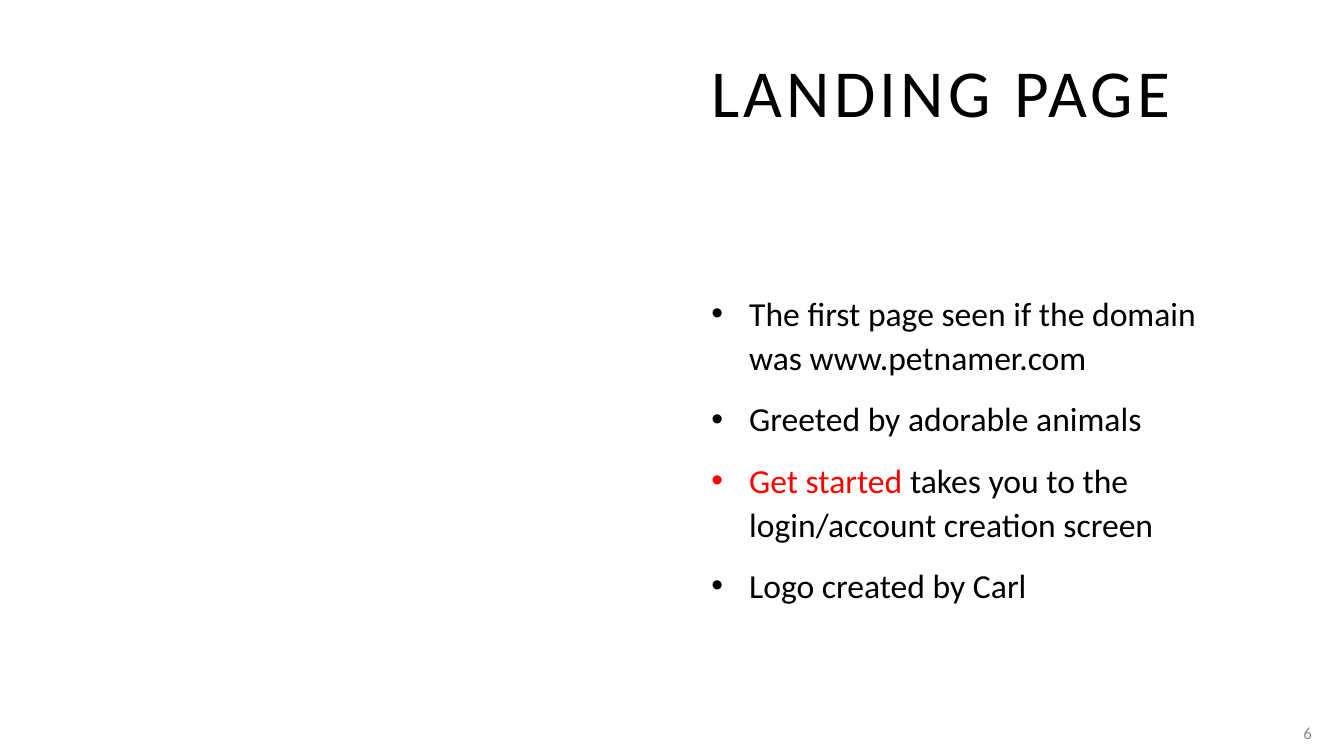
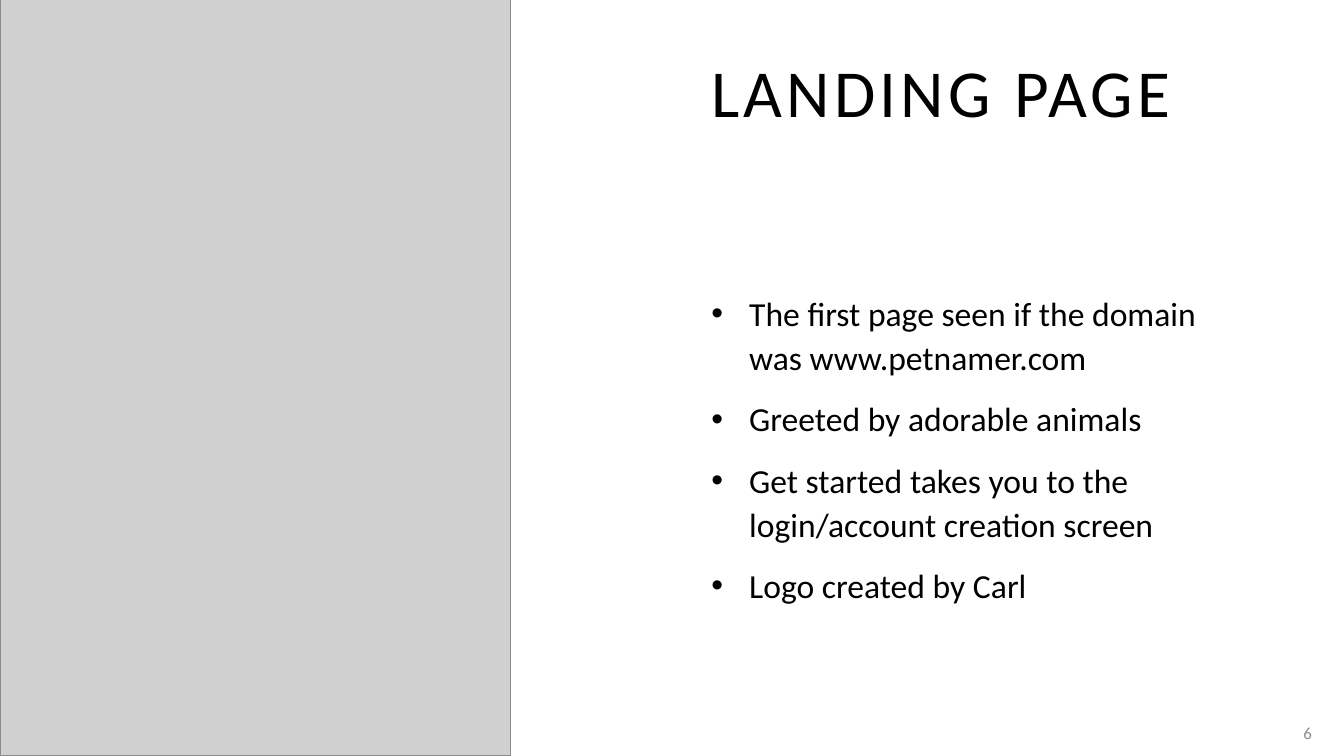
Before and after one commit to adriaonline/CPT200SP24-Team1, a slide deck: slide 6 of Phase 3 Docs/Phase 3 - Presentation.pptx. Drawn at 1344x756 pixels with LibreOffice and Linux fonts; fonts in the diff are those of the drawing; grey boxes stand for pictures. Boxes give left, top, right and bottom in pixels: in the first picture for what was removed or moved away, otherwise in the second. Text is boxed around its words. In the diff, an @@ line names an element or a change of style, - is before the commit and + after.

```diff
--- a/Phase 3 Docs/Phase 3 - Presentation.pptx
+++ b/Phase 3 Docs/Phase 3 - Presentation.pptx
@@ picture added at (x1=0, y1=0, x2=510, y2=756) @@
@@ text at (x1=749, y1=469, x2=1153, y2=543): text colour #FF0000 to #000000 in "Get started" @@
```
Also in this commit, not shown: 2 other slides changed, 2 other files.
